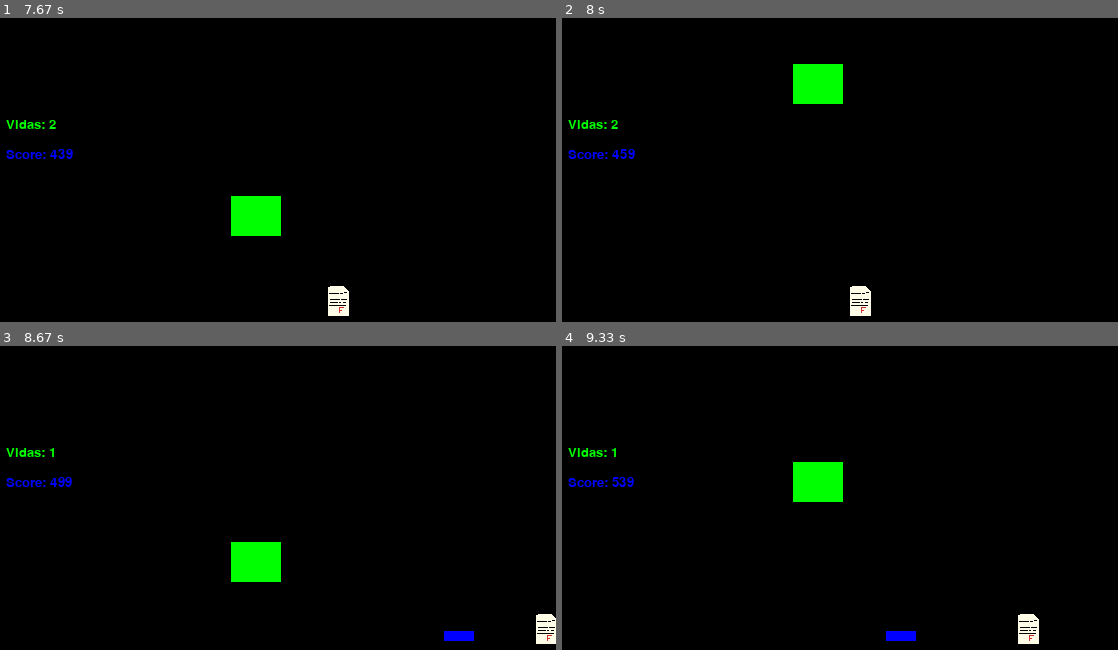
Above: before the commit, frames 1-4 (two rows, left to right).
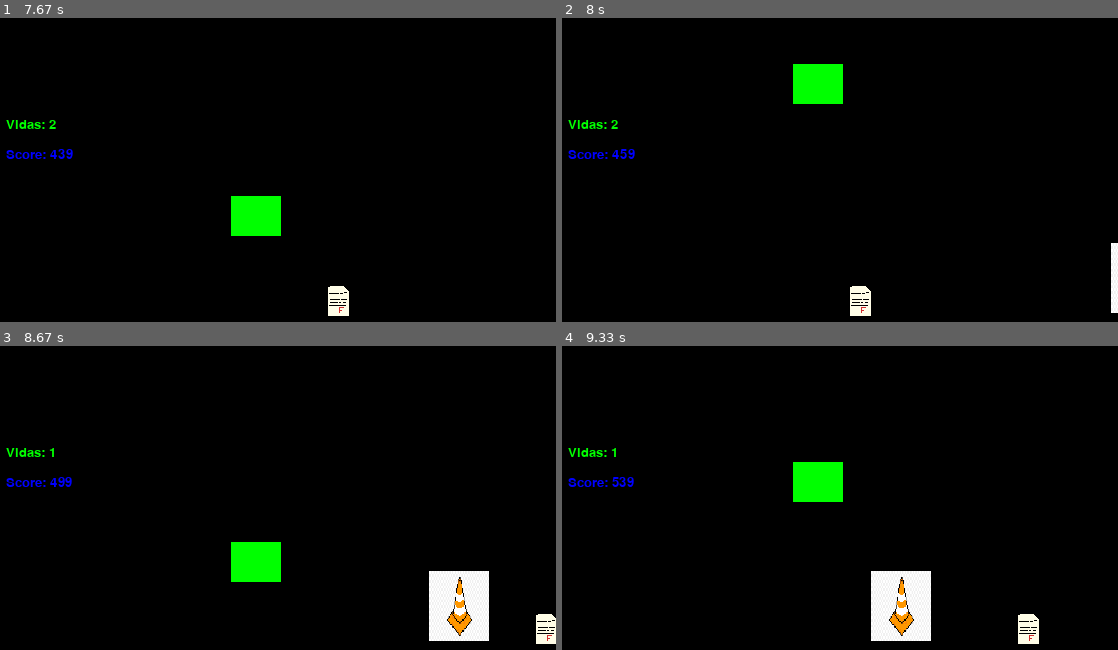
Above: after the commit, the same moments.

Repository: pedrofracassi/insper-dessoft-projeto-final
Game: pygame game, started from main.py
Two runs of this game, one before a commit and one after it. Both use one fixed random seed, a clock stepped at 60 frames per second and the inputs below.
Inputs:
- Up to frame 1 (7.67 s): tap Space at 0.33, 1.23, 1.53, 2.23, 2.53, 2.8, 3.13, 3.43, 3.57, 3.97, 4.27, 5.03, 5.33, 5.53, 5.83, 6.03, 6.37, 6.67, 6.87, 7.17 s
- Up to frame 2 (8 s): tap Space at 7.77 s
- Up to frame 3 (8.67 s): tap Space at 8.07, 8.2, 8.6 s
- Up to frame 4 (9.33 s): tap Space at 8.9 s

Frame 1 is identical in both runs. In frame 2, 0.3% of the frame differs, in the area x 98-100%, y 74-98%; in frame 3, 2.4%, in the area x 77-88%, y 74-98%; in frame 4, 2.4%.

Commit message:
obstáculo 2 - cone

Diff:
--- a/stages/obs2.py
+++ b/stages/obs2.py
@@ -15,8 +15,9 @@
 class x(pygame.sprite.Sprite):
   def __init__(self):
     pygame.sprite.Sprite.__init__(self)
-    self.image = pygame.Surface((30, 10))
-    self.image.fill(BLUE)
+    a = pygame.image.load('stages/cone.png').convert()
+    coninho = pygame.transform.scale(a, (60, 70))
+    self.image = coninho
     self.rect = self.image.get_rect()
     self.rect.centerx = 2000
     self.rect.bottom = (HEIGHT / 2) + 45
Binary file added: stages/cone.png
